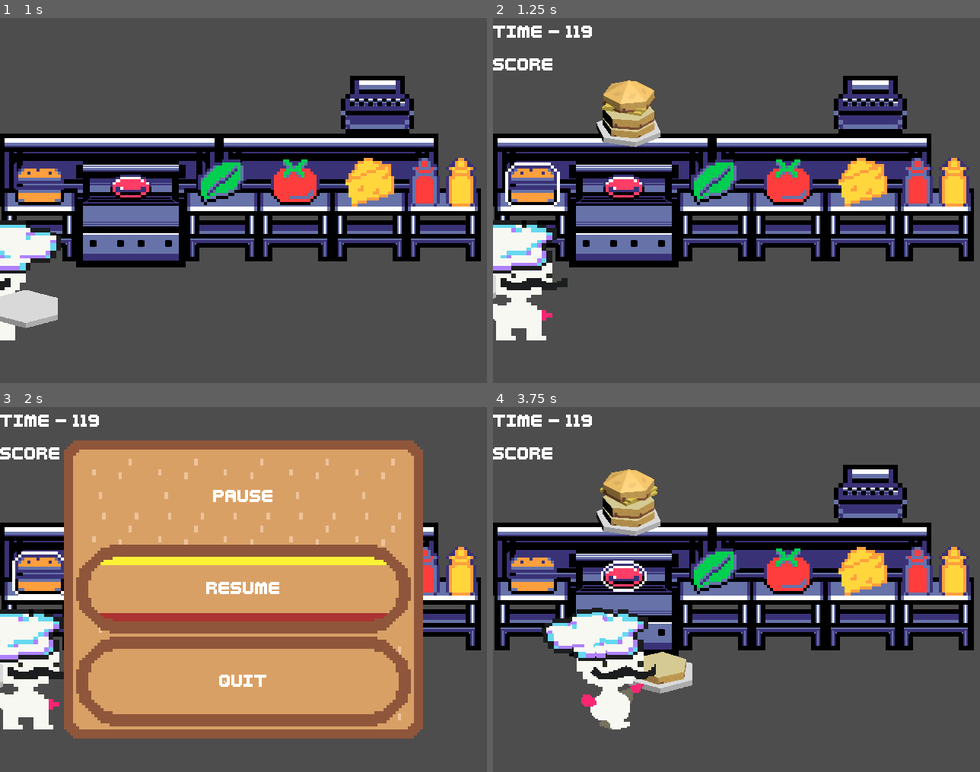
Above: before the commit, frames 1-4 (two rows, left to right).
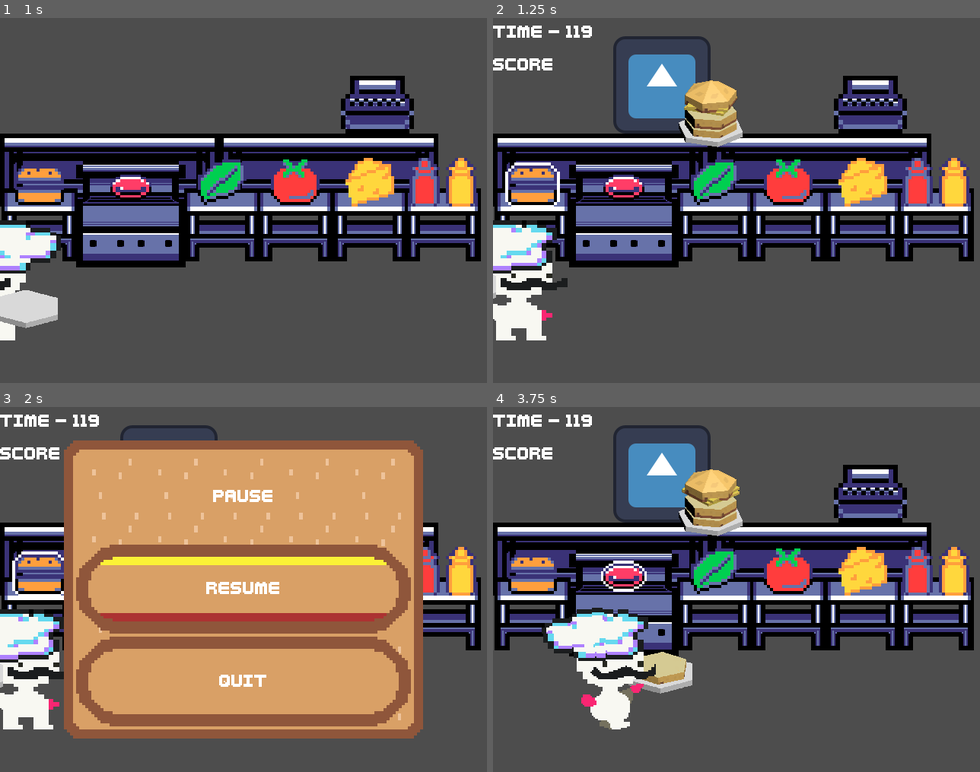
Above: after the commit, the same moments.

Repository: LettucePie/burgert
Game: Godot game, scene res://scenes/play.tscn
Same seed, same stepped clock (60 frames per second), same inputs: the game is played once before the commit and once after it. The engine's default icon, where the game draws it, is replaced by a stand-in: a white triangle on a blue panel in a dark square.
Inputs:
- Up to frame 1 (1 s): click "Play" at 0.5 s
- Up to frame 2 (1.25 s): no input
- Up to frame 3 (2 s): tap Enter (menu) at 1.25 s; hold Right (right) from 1.28 s (still down); tap Z (confirm) at 1.35 s
- Up to frame 4 (3.75 s): release Right (right) at 2.03 s; hold Down (down) 2.03-2.75 s; tap C (special1) at 2.1 s; click "RESUME" at 2.75 s; hold Right (right) from 3.53 s (still down); tap Z (confirm) at 3.6 s

Frame 1 is identical in both runs. In frame 2, 5.7% of the frame differs, in the area x 21-52%, y 5-36%; in frame 3, 0.2%; in frame 4, 5.7%.

Commit message:
added customer positions

Diff:
--- a/scenes/game/game.gd
+++ b/scenes/game/game.gd
@@ -3,7 +3,7 @@
 
 signal game_paused()
 
-@export var kitchen : Node2D
+@export var kitchen : Kitchen
 @export var hud : HUD
 @export var chef : Chef
 @export var submit : Submit
@@ -21,6 +21,7 @@
 ]
 
 var current_order : PackedStringArray = []
+var current_order_position : int = 0
 
 func _physics_process(delta):
 	if Input.is_action_just_pressed("menu"):
@@ -38,6 +39,7 @@
 func start_game():
 	game_started = true
 	chef.reset_chef()
+	kitchen.hide_all()
 	submit.set_playing(false, 0)
 	hud.show()
 	$game_timer.start(120)
@@ -49,6 +51,7 @@
 	if game_started:
 		chef.reset_chef()
 		submit.set_playing(false, 0)
+		kitchen.hide_all()
 	game_started = false
 	hud.hide()
 	$game_timer.stop()
@@ -57,7 +60,9 @@
 func make_new_order():
 	current_order.clear()
 	current_order = generate_order(1)
-	hud.push_burger_build(current_order)
+	current_order_position = randi_range(0, 3)
+	hud.push_burger_build(current_order, current_order_position)
+	kitchen.assign_spot(current_order_position)
 	chef.order_size = current_order.size()
 	print("TODO replace with throw-away burger anim + function")
 	chef.current_burger.refresh_plate()
--- a/scenes/game/game.tscn
+++ b/scenes/game/game.tscn
@@ -7,6 +7,9 @@
 [ext_resource type="Texture2D" uid="uid://diy084d1dycgc" path="res://assets/sprites/ui/crosshair.png" id="3_de6vf"]
 [ext_resource type="PackedScene" uid="uid://b3715nb5f0qc3" path="res://scenes/ui/hud.tscn" id="3_wdtco"]
 [ext_resource type="Texture2D" uid="uid://cs2gjbmi4f3jj" path="res://assets/sprites/ui/dot.png" id="4_qu4ek"]
+
+[sub_resource type="CircleShape2D" id="CircleShape2D_p5ec3"]
+radius = 33.0151
 
 [node name="Game" type="Node" node_paths=PackedStringArray("kitchen", "hud", "chef", "submit")]
 process_mode = 1
@@ -31,6 +34,11 @@
 scale = Vector2(3, 3)
 texture = ExtResource("3_de6vf")
 
+[node name="area_target" type="Area2D" parent="submit/crosshair"]
+
+[node name="CollisionShape2D" type="CollisionShape2D" parent="submit/crosshair/area_target"]
+shape = SubResource("CircleShape2D_p5ec3")
+
 [node name="Line2D" type="Line2D" parent="submit"]
 texture = ExtResource("4_qu4ek")
 texture_mode = 1
@@ -45,6 +53,8 @@
 [node name="game_timer" type="Timer" parent="."]
 wait_time = 120.0
 
+[connection signal="area_entered" from="submit/crosshair/area_target" to="submit" method="_on_area_target_area_entered"]
+[connection signal="area_exited" from="submit/crosshair/area_target" to="submit" method="_on_area_target_area_exited"]
 [connection signal="cancel_burger_submission" from="chef" to="." method="_on_chef_cancel_burger_submission"]
 [connection signal="start_burger_submission" from="chef" to="." method="_on_chef_start_burger_submission"]
 [connection signal="submit_burger" from="chef" to="." method="_on_chef_submit_burger"]
--- /dev/null
+++ b/scenes/game/kitchen.gd
@@ -0,0 +1,23 @@
+extends Node2D
+class_name Kitchen
+
+@export var customers : Array[Texture2D] = []
+@onready var spots : Array[Sprite2D] = [
+	$customers/spot_1, $customers/spot_2, $customers/spot_3, $customers/spot_4
+]
+
+
+func hide_all():
+	for s in spots:
+		s.hide()
+
+
+func assign_spot(idx : int):
+	hide_all()
+	spots[idx].show()
+	var texture_idx : int = randi_range(0, customers.size() - 1)
+	spots[idx].texture = customers[texture_idx]
+
+
+func _ready():
+	hide_all()
--- a/scenes/game/kitchen_a.tscn
+++ b/scenes/game/kitchen_a.tscn
@@ -1,8 +1,11 @@
-[gd_scene load_steps=22 format=3 uid="uid://cb2lak3w8b1s8"]
-
+[gd_scene load_steps=26 format=3 uid="uid://cb2lak3w8b1s8"]
+
+[ext_resource type="Script" path="res://scenes/game/kitchen.gd" id="1_737en"]
+[ext_resource type="Texture2D" uid="uid://be35n4pr04nkx" path="res://icon.svg" id="1_euexd"]
 [ext_resource type="Texture2D" uid="uid://nabw6f4disui" path="res://assets/resources/sprites/work_station.tres" id="2_gi7bb"]
 [ext_resource type="Texture2D" uid="uid://dcode7kblp41y" path="res://assets/resources/sprites/register.tres" id="2_hv2ir"]
 [ext_resource type="Texture2D" uid="uid://f6jubesn86as" path="res://assets/resources/sprites/large_counter.tres" id="2_to378"]
+[ext_resource type="Texture2D" uid="uid://rhq307xvqrjk" path="res://assets/sprites/ui/customer.png" id="3_650ko"]
 [ext_resource type="Script" path="res://scenes/game/workstation.gd" id="3_ualts"]
 [ext_resource type="Texture2D" uid="uid://bxdxvy6nj7cam" path="res://assets/resources/sprites/stove.tres" id="5_0qxmp"]
 [ext_resource type="Texture2D" uid="uid://q1ab3x30ngjg" path="res://assets/resources/sprites/ingredients/bun.tres" id="5_er5ok"]
@@ -19,6 +22,9 @@
 [ext_resource type="Texture2D" uid="uid://byv5ky3daq3ph" path="res://assets/resources/sprites/ingredients/ketchup_highlight.tres" id="17_8eli0"]
 [ext_resource type="Texture2D" uid="uid://cjpq22nblldqw" path="res://assets/resources/sprites/ingredients/mustard.tres" id="18_8nry3"]
 
+[sub_resource type="RectangleShape2D" id="RectangleShape2D_lr1xd"]
+size = Vector2(128, 127)
+
 [sub_resource type="RectangleShape2D" id="RectangleShape2D_dt4bo"]
 size = Vector2(40, 80)
 
@@ -30,6 +36,50 @@
 
 [node name="kitchen_a" type="Node2D"]
 texture_filter = 1
+script = ExtResource("1_737en")
+customers = Array[Texture2D]([ExtResource("1_euexd"), ExtResource("3_650ko")])
+
+[node name="customers" type="Node2D" parent="."]
+
+[node name="spot_1" type="Sprite2D" parent="customers"]
+position = Vector2(89, 88)
+texture = ExtResource("1_euexd")
+
+[node name="area_1" type="Area2D" parent="customers/spot_1" groups=["Target_Area"]]
+
+[node name="CollisionShape2D" type="CollisionShape2D" parent="customers/spot_1/area_1"]
+position = Vector2(0, 0.5)
+shape = SubResource("RectangleShape2D_lr1xd")
+
+[node name="spot_2" type="Sprite2D" parent="customers"]
+position = Vector2(222, 88)
+texture = ExtResource("1_euexd")
+
+[node name="area_2" type="Area2D" parent="customers/spot_2" groups=["Target_Area"]]
+
+[node name="CollisionShape2D" type="CollisionShape2D" parent="customers/spot_2/area_2"]
+position = Vector2(0, 0.5)
+shape = SubResource("RectangleShape2D_lr1xd")
+
+[node name="spot_3" type="Sprite2D" parent="customers"]
+position = Vector2(351, 88)
+texture = ExtResource("1_euexd")
+
+[node name="area_3" type="Area2D" parent="customers/spot_3" groups=["Target_Area"]]
+
+[node name="CollisionShape2D" type="CollisionShape2D" parent="customers/spot_3/area_3"]
+position = Vector2(0, 0.5)
+shape = SubResource("RectangleShape2D_lr1xd")
+
+[node name="spot_4" type="Sprite2D" parent="customers"]
+position = Vector2(483, 88)
+texture = ExtResource("1_euexd")
+
+[node name="area_4" type="Area2D" parent="customers/spot_4" groups=["Target_Area"]]
+
+[node name="CollisionShape2D" type="CollisionShape2D" parent="customers/spot_4/area_4"]
+position = Vector2(0, 0.5)
+shape = SubResource("RectangleShape2D_lr1xd")
 
 [node name="background_1" type="Node2D" parent="."]
 position = Vector2(0, -168)
--- a/scenes/game/submit.gd
+++ b/scenes/game/submit.gd
@@ -9,6 +9,8 @@
 
 var playing : bool = false
 var travel : int = 1
+var spot_areas : Array[Area2D] = []
+var current_area : Area2D = null
 
 
 func _ready():
@@ -30,6 +32,33 @@
 func set_playing(tf : bool, start_pos : float):
 	playing = tf
 	visible = tf
+	spot_areas.clear()
+	current_area = null
 	if tf:
 		target.position.x = start_pos
 		travel = 1
+
+
+func _assess_current_area():
+	current_area = null
+	var smallest = 640
+	if spot_areas.size() > 0:
+		for spot in spot_areas:
+			var dist = abs(target.position.x - spot.global_position.x)
+			if dist < smallest:
+				current_area = spot
+				smallest = dist
+	if current_area != null:
+		print("Current Target: ", current_area.name)
+
+
+func _on_area_target_area_entered(area):
+	if area.is_in_group("Target_Area") and !spot_areas.has(area):
+		spot_areas.append(area)
+		_assess_current_area()
+
+
+func _on_area_target_area_exited(area):
+	if area.is_in_group("Target_Area") and spot_areas.has(area):
+		spot_areas.erase(area)
+		_assess_current_area()
--- a/scenes/ui/hud.gd
+++ b/scenes/ui/hud.gd
@@ -20,13 +20,14 @@
 @export var ketchup_scribbles : Array[Texture2D]
 @export var mustard_scribbles : Array[Texture2D]
 
-
 @onready var goal_points : Array[TextureRect] = [
 	$goal_1, $goal_2, $goal_3, $goal_4
 ]
 
 
 func clear_order():
+	for gp in goal_points:
+		gp.hide()
 	top_tear.reparent(self)
 	top_tear.hide()
 	bot_tear.reparent(self)
@@ -69,9 +70,10 @@
 	$order.visible = tf
 
 
-func push_burger_build(build : PackedStringArray):
+func push_burger_build(build : PackedStringArray, goal_idx : int):
 	target_burger.assemble_burger_build(build)
 	_build_order(build)
+	goal_points[goal_idx].show()
 
 
 func set_timer(t : Timer):
--- a/scenes/ui/hud.tscn
+++ b/scenes/ui/hud.tscn
@@ -56,30 +56,27 @@
 [node name="goal_1" type="TextureRect" parent="."]
 layout_mode = 1
 anchors_preset = -1
-anchor_left = 0.137
-anchor_right = 0.419
+anchor_left = 0.1
+anchor_right = 0.382
 anchor_bottom = 0.375
-offset_left = 0.319992
-offset_right = 0.319946
+offset_right = -3.05176e-05
 offset_bottom = -1.52588e-05
 grow_horizontal = 2
 texture = SubResource("ViewportTexture_80asv")
 
 [node name="goal_2" type="TextureRect" parent="."]
-visible = false
 layout_mode = 1
 anchors_preset = -1
-anchor_left = 0.323
-anchor_right = 0.605
+anchor_left = 0.306
+anchor_right = 0.588
 anchor_bottom = 0.375
-offset_left = 0.279999
-offset_right = 0.279968
+offset_left = 0.159988
+offset_right = 0.159973
 offset_bottom = -1.52588e-05
 grow_horizontal = 2
 texture = SubResource("ViewportTexture_80asv")
 
 [node name="goal_3" type="TextureRect" parent="."]
-visible = false
 layout_mode = 1
 anchors_preset = -1
 anchor_left = 0.5
@@ -92,14 +89,13 @@
 texture = SubResource("ViewportTexture_80asv")
 
 [node name="goal_4" type="TextureRect" parent="."]
-visible = false
 layout_mode = 1
 anchors_preset = -1
-anchor_left = 0.681
-anchor_right = 0.963
+anchor_left = 0.716
+anchor_right = 0.998
 anchor_bottom = 0.375
-offset_left = 0.159973
-offset_right = 0.159912
+offset_left = -0.240021
+offset_right = -0.240051
 offset_bottom = -1.52588e-05
 grow_horizontal = 2
 texture = SubResource("ViewportTexture_80asv")
Binary file added: assets/sprites/ui/customer.aseprite
Binary file added: assets/sprites/ui/customer.png
Not shown, added: assets/sprites/ui/customer.png.import
Not shown: 1 places in scenes/game/game.tscn that only renumber resources
